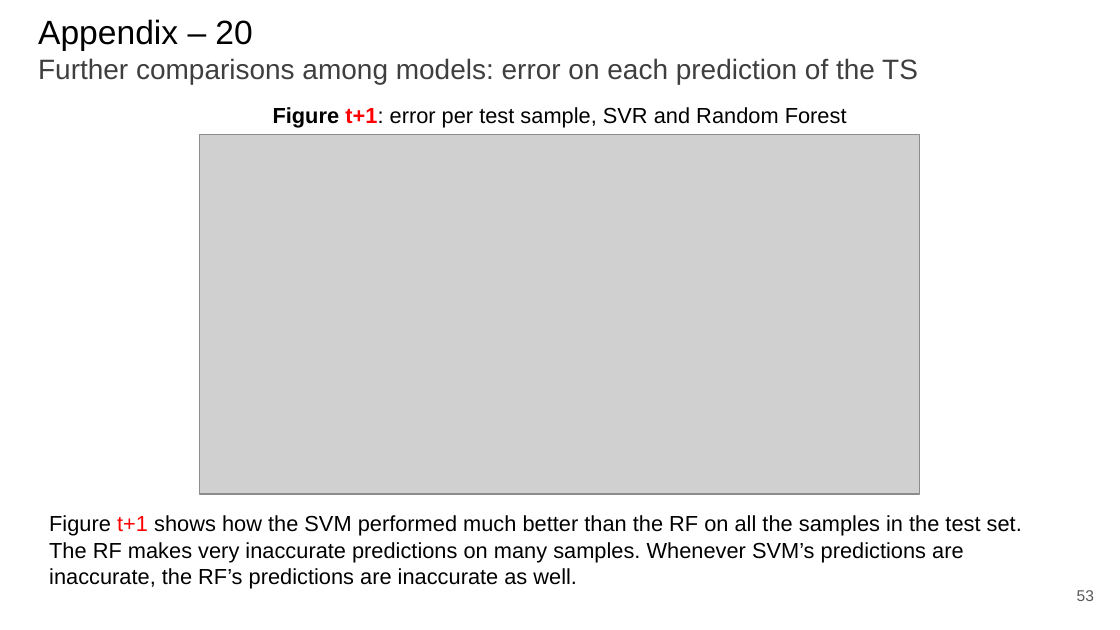
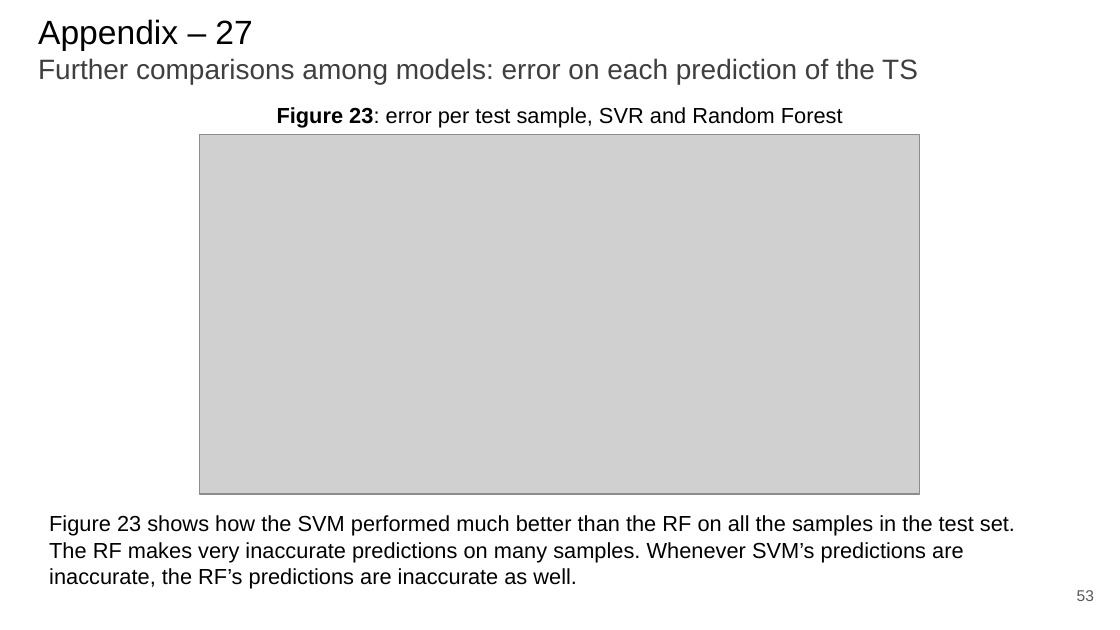
Before and after one commit to paolo-junior-mollica/machine-learning-project, a slide deck: slide 53 of relazione/Canduci_Marino_Mollica.pptx. Drawn at 1120x630 pixels with LibreOffice and Linux fonts; fonts in the diff are those of the drawing; grey boxes stand for pictures. Boxes give left, top, right and bottom in pixels: in the first picture for what was removed or moved away, otherwise in the second. Text is boxed around its words. In the diff, an @@ line names an element or a change of style, - is before the commit and + after.

```diff
--- a/relazione/Canduci_Marino_Mollica.pptx
+++ b/relazione/Canduci_Marino_Mollica.pptx
@@ title at (x1=38, y1=19, x2=918, y2=84): text changed @@
-Appendix – 20
-Further comparisons among models: error on each prediction of the TS
+Appendix – 27
+Further comparisons among models: error on each prediction of the TS
@@ text at (x1=277, y1=107, x2=843, y2=128): text changed @@
-Figure t+1: error per test sample, SVR and Random Forest
+Figure 23: error per test sample, SVR and Random Forest
@@ text at (x1=49, y1=515, x2=1015, y2=589): text changed @@
-Figure t+1 shows how the SVM performed much better than the RF on all the samples in the test set. The RF makes very inaccurate predictions on many samples. Whenever SVM’s predictions are inaccurate, the RF’s predictions are inaccurate as well.
+Figure 23 shows how the SVM performed much better than the RF on all the samples in the test set. The RF makes very inaccurate predictions on many samples. Whenever SVM’s predictions are inaccurate, the RF’s predictions are inaccurate as well.
```
Also in this commit, not shown: 24 other slides changed.
